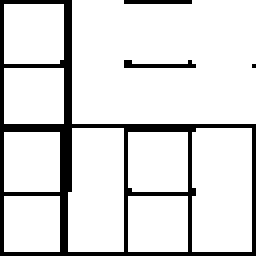
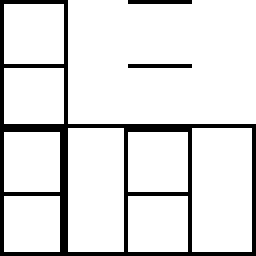
Layered file, before and after one edit (256px x 256px). Changes by layer:
painted on "Layer 2" over [60, 0, 256, 196]
